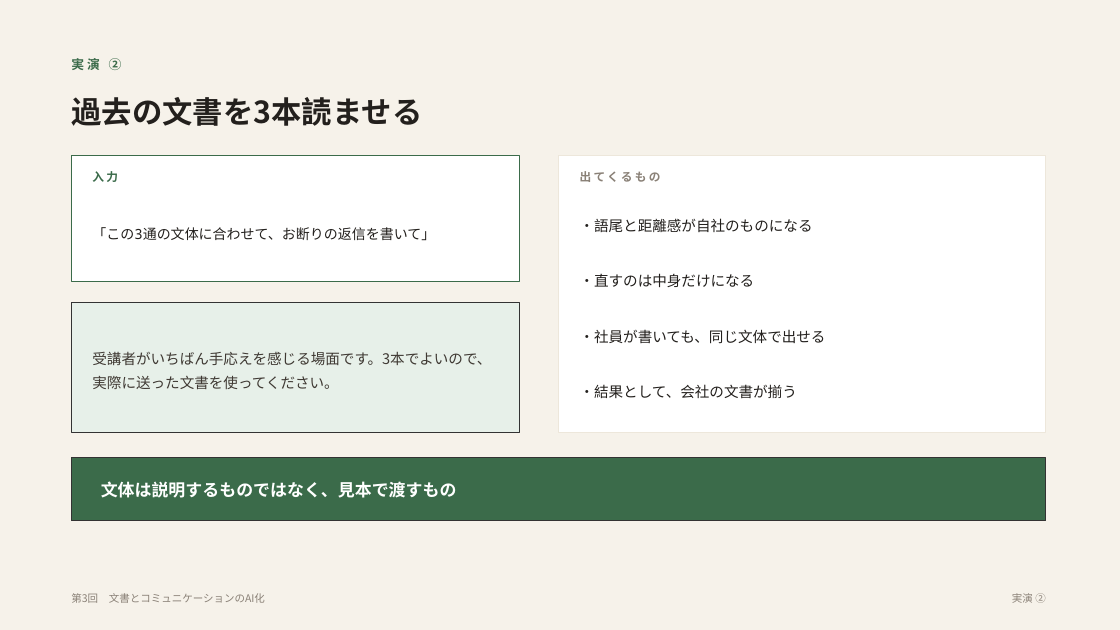
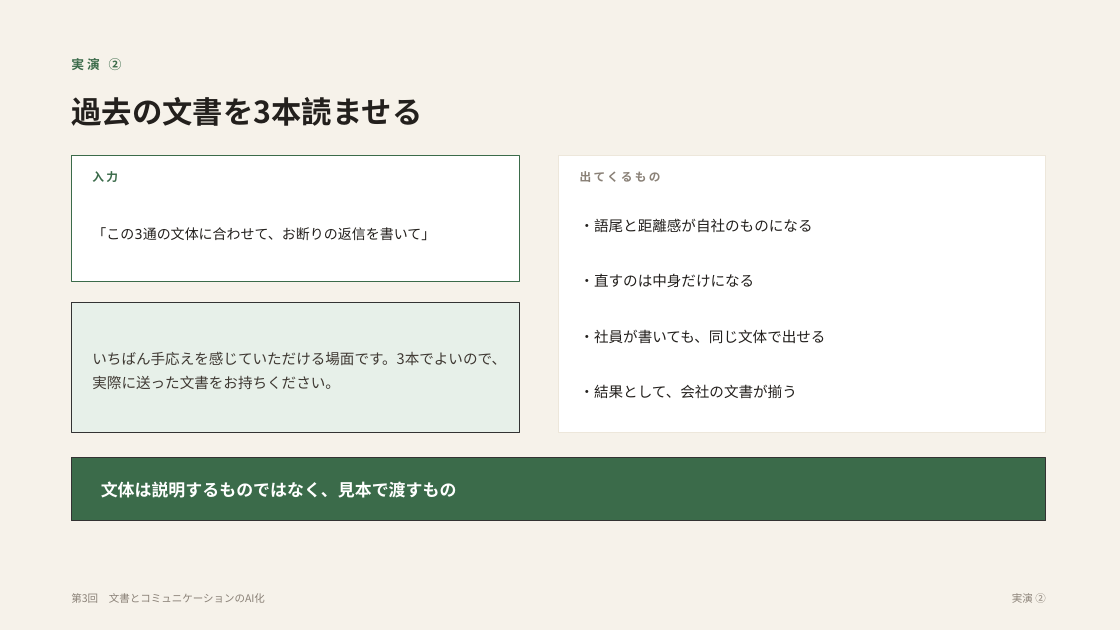
Before and after one commit to yusuke-aoki-bit/founders-ai-program, a slide deck: slide 7 of slides/pptx/第03回_文書とコミュニケーションのAI化.pptx. Drawn at 1120x630 pixels with LibreOffice and Linux fonts; fonts in the diff are those of the drawing. Boxes give left, top, right and bottom in pixels: in the first picture for what was removed or moved away, otherwise in the second. Text is boxed around its words. In the diff, an @@ line names an element or a change of style, - is before the commit and + after.

```diff
--- a/slides/pptx/第03回_文書とコミュニケーションのAI化.pptx
+++ b/slides/pptx/第03回_文書とコミュニケーションのAI化.pptx
@@ text at (92, 351, 506, 389): text changed @@
-受講者がいちばん手応えを感じる場面です。3本でよいので、実際に送った文書を使ってください。
+いちばん手応えを感じていただける場面です。3本でよいので、実際に送った文書をお持ちください。
```
Also in this commit, not shown: 4 other slides changed.
